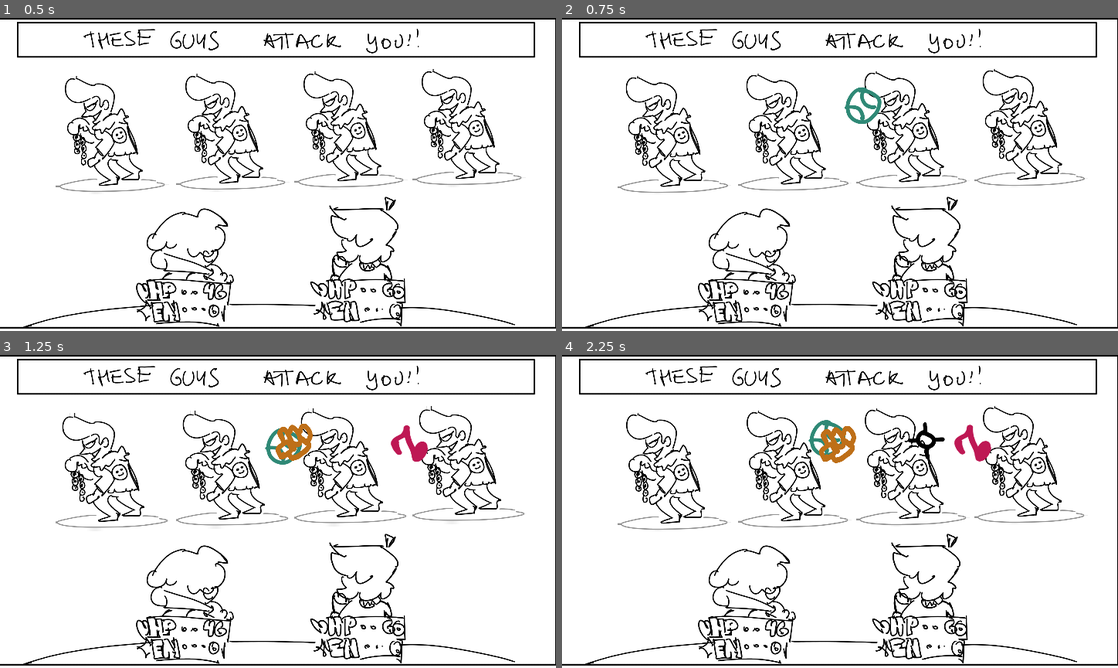
Above: before the commit, frames 1-4 (two rows, left to right).
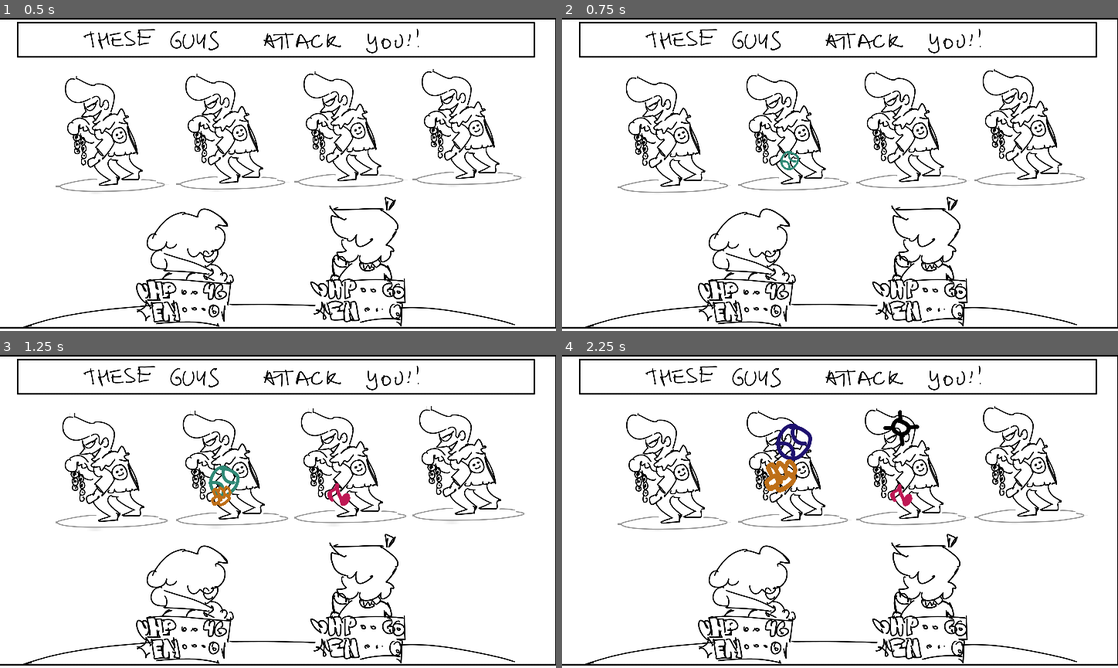
Above: after the commit, the same moments.

Repository: mrpedrobraga/dreamtone_prototypes
Game: Godot game, scene res://BattleScene.tscn
The game is run twice, just before and just after one commit, with the same random seed, the same clock (stepped at 60 frames per second) and the same inputs.
Inputs:
- Up to frame 1 (0.5 s): no input
- Up to frame 2 (0.75 s): tap Enter (ui_accept) at 0.5 s; hold Right (ui_right) from 0.53 s (still down); tap X (B) at 0.6 s
- Up to frame 3 (1.25 s): keep holding Right (ui_right); tap Enter (ui_accept) at 0.77 s
- Up to frame 4 (2.25 s): release Right (ui_right) at 1.28 s; hold Down (ui_down) 1.28-2.03 s; tap X (B) at 1.35, 2.1 s; tap Enter (ui_accept) at 1.52 s; hold Right (ui_right) from 2.03 s (still down)

Frame 1 is identical in both runs. In frame 2, 0.4% of the frame differs, in the area x 39-58%, y 21-49%; in frame 3, 1.5%; in frame 4, 2.3%, in the area x 36-78%, y 17-49%.

Commit message:
feat: Up and down.

Diff:
--- a/Attack.gd
+++ b/Attack.gd
@@ -23,7 +23,7 @@
 
 var time_since_beginning = 0 # time since start of this qte
 var timer = 1       # timer for the qte to end
-var timer_max = 1   # the value the timer gets reset to
+var timer_max = 2   # the value the timer gets reset to
 
 # The position of the indicator on screen.
 # Different attack types do different things with this.
@@ -64,23 +64,28 @@
 			var result = _attack()
 			if result:
 				stop()
+		elif timer < 0 or Input.is_action_just_pressed(action):
+			_attack()
+			stop()
 
 	#--- LINEAR ---#
 	match attack_mode:
 		AttackType.HORIZONTAL_SLIDER:
 			var speed = 2
 			indicator_position = Vector2(
-				32.0 * (1.0 - time_since_beginning),
+				24.0 * bidi_ease((time_since_beginning / timer_max) * TAU),
 				2 * sin(time_since_beginning * 8)
-			)
+			).rotated(0.25 * TAU)
 			indicator_position += rect_size / 2
-			indicator_position = indicator_position
 
 		AttackType.SHRINKING_CIRCLE:
 			var vector = Input.get_vector('ui_left', 'ui_right', 'ui_up', 'ui_down')
 			indicator_position += vector
 
 	update()
+
+func bidi_ease(x) -> float:
+	return cos(x)
 
 func _process_hitbox_check():
 	hitting_window = false
@@ -107,6 +112,11 @@
 	var _indicator_size = Vector2(16, 16)
 	var _indicator_color = Color.white
 
+	_indicator_size *= (0.5 + 0.5 * abs(sin((time_since_beginning/timer_max)*TAU)))
+
+	if hitting_window:
+		_indicator_color = Color.purple
+
 	draw_texture_rect(indicator_texture,  Rect2(where - _indicator_size / 2, _indicator_size), false, _indicator_color)
 
 	if attack_mode == AttackType.SHRINKING_CIRCLE:
